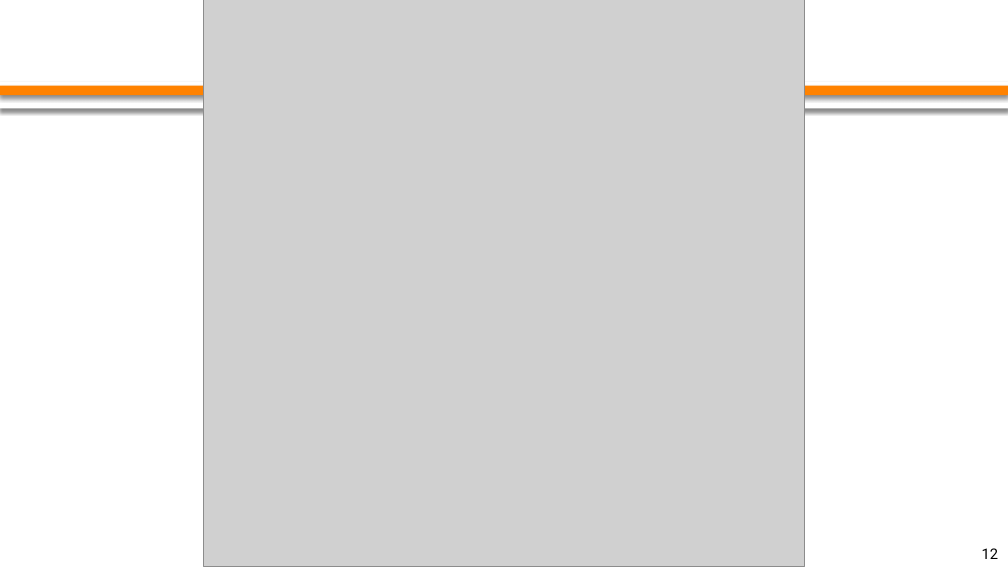
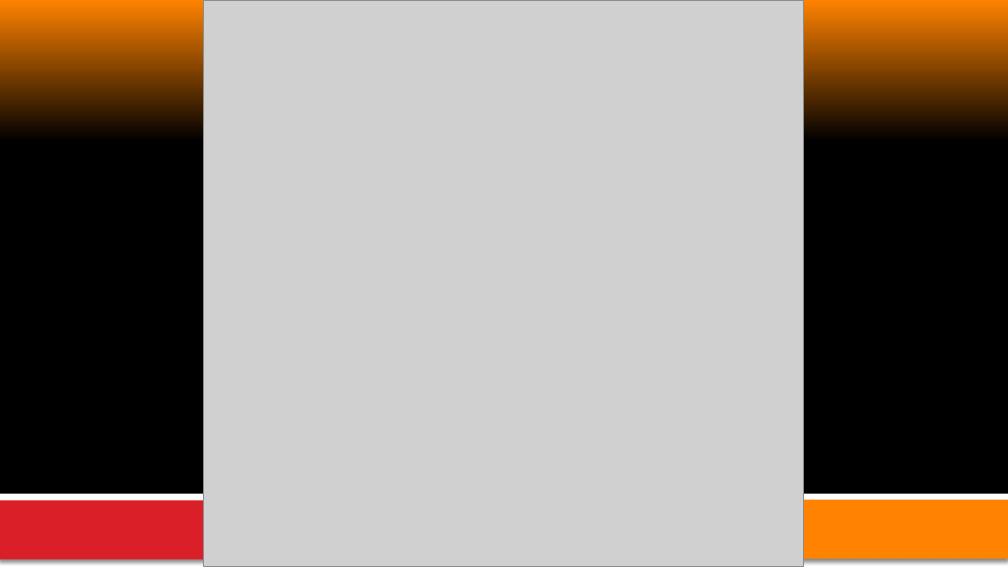
Before and after one commit to PatriotRossii/ducktalks_0, a slide deck: slide 11 of deque/appendix/deque. Устройство и реализация.pptx (slide 12 before the commit). Drawn at 1008x567 pixels with LibreOffice and Linux fonts; fonts in the diff are those of the drawing; grey boxes stand for pictures. Boxes give left, top, right and bottom in pixels: in the first picture for what was removed or moved away, otherwise in the second. Text is boxed around its words. In the diff, an @@ line names an element or a change of style, - is before the commit and + after.

```diff
--- a/deque/appendix/deque. Устройство и реализация.pptx
+++ b/deque/appendix/deque. Устройство и реализация.pptx
@@ background #FFFFFF to gradient #000000 to #FF8200 @@
@@ rectangle removed at (0, 86, 1008, 95) @@
@@ rectangle: place and size @@
-rectangle at (0, 82, 1008, 108)
+rectangle at (0, 494, 1008, 567)
@@ rectangle added at (0, 500, 247, 558), fill #DA1F28 @@
@@ rectangle added at (260, 500, 1008, 558), fill #FF8200 @@
@@ page number removed at (982, 548, 998, 559) @@
-12
```
Also in this commit, not shown: 2 other slides changed, 10 slides added, 1 slide removed.
